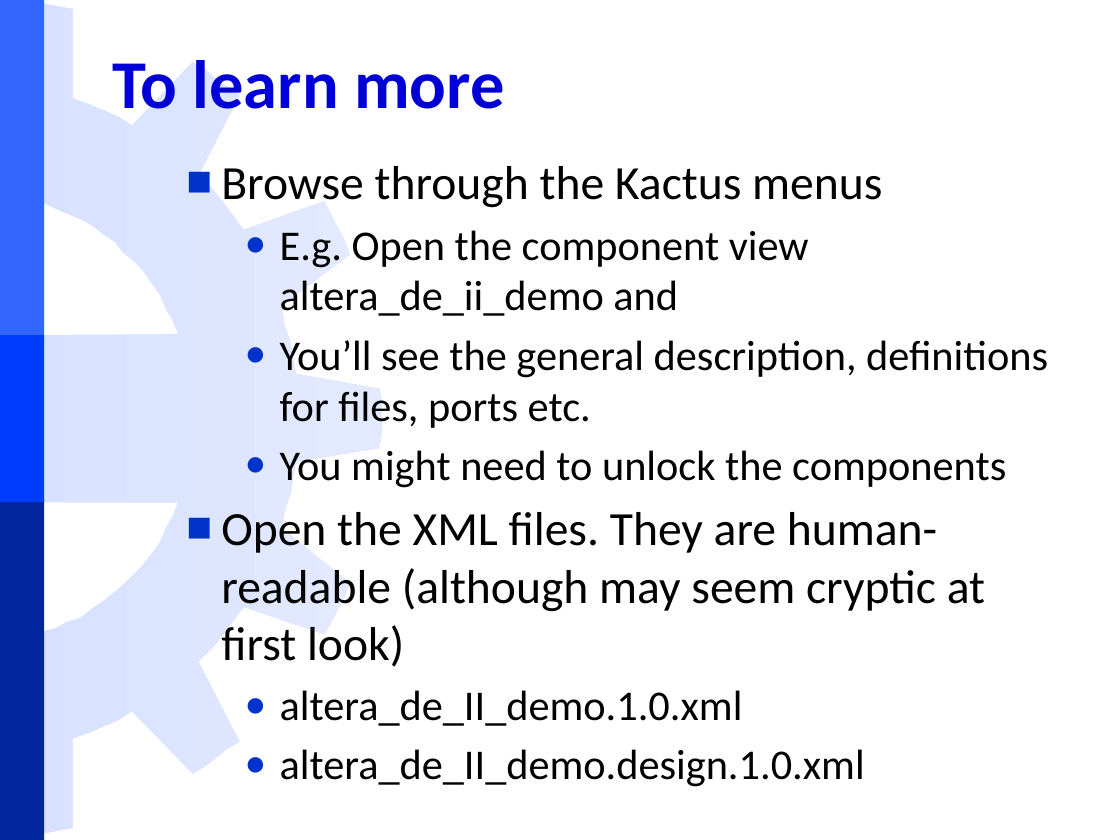
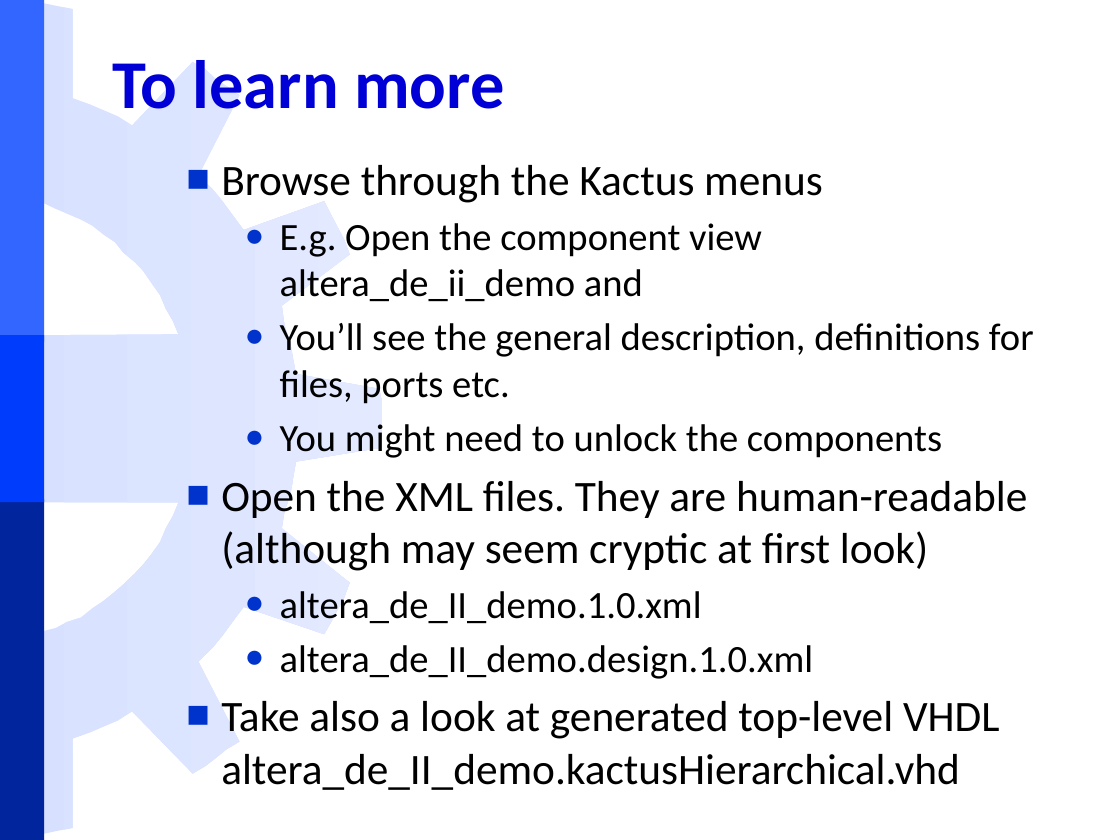
Before and after one commit to freecores/funbase_ip_library, a slide deck: slide 9 of TUT/soc/altera_de_II_demo/1.0/doc/Altera DE 2 demo instructions for Kactus 2.pptx. Drawn at 1120x840 pixels with LibreOffice and Linux fonts; fonts in the diff are those of the drawing; background and template pictures are left out. Boxes give left, top, right and bottom in pixels: in the first picture for what was removed or moved away, otherwise in the second. Text is boxed around its words. In the diff, an @@ line names an element or a change of style, - is before the commit and + after.

```diff
--- a/TUT/soc/altera_de_II_demo/1.0/doc/Altera DE 2 demo instructions for Kactus 2.pptx
+++ b/TUT/soc/altera_de_II_demo/1.0/doc/Altera DE 2 demo instructions for Kactus 2.pptx
@@ text at <box>221,165,1034,679</box>: size 30.6 to 27.9 pt in "Browse through the Kactus menus", "Open the XML files. They are human-readable ..."; size 27.2 to 24.8 pt in "E.g. Open the component view altera_de_ii_demo and", "You’ll see the general description, definitions for ...", "You might need to unlock the components", "altera_de_II_demo.1.0.xml" and 1 more places @@
@@ text at <box>221,701,999,790</box>: paragraph added @@
+■ Take also a look at generated top-level VHDL altera_de_II_demo.kactusHierarchical.vhd
```
Also in this commit, not shown: 1 other slide changed.
